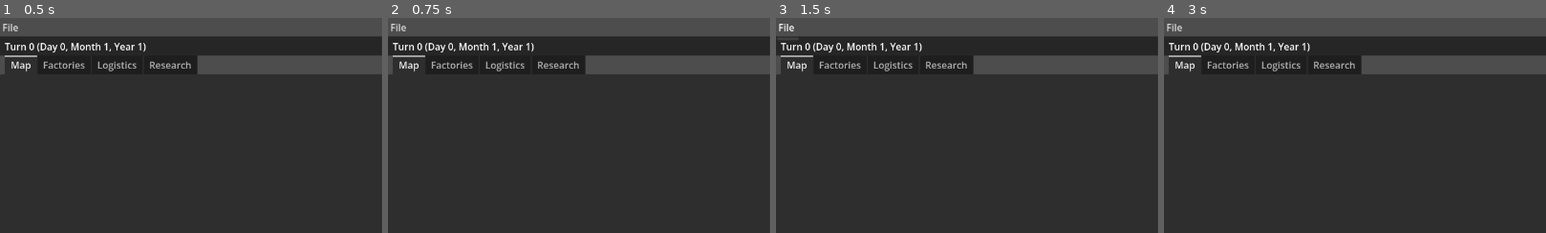
Above: before the commit, frames 1-4 (left to right).
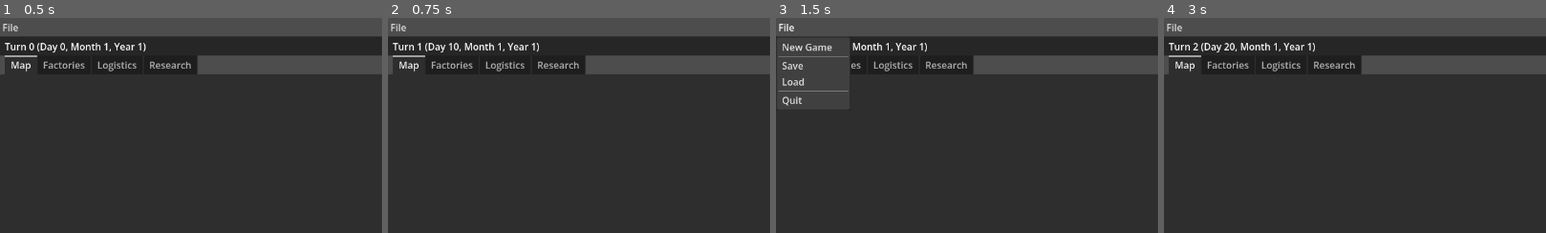
Above: after the commit, the same moments.

Repository: gammamike/Pixel
Game: Godot game, scene res://scenes/main.tscn
Two runs of this game, one before a commit and one after it. Both use one fixed random seed, a clock stepped at 60 frames per second and the inputs below.
Inputs:
- Up to frame 1 (0.5 s): no input
- Up to frame 2 (0.75 s): click "End Turn" at 0.5 s
- Up to frame 3 (1.5 s): click "File" at 1.25 s
- Up to frame 4 (3 s): click "File" at 2 s; click "End Turn" at 2.75 s
The pictures show only the part of the screen within x 0-50%, y 0-50%; the shares and areas given below are measured in that part.

Frame 1 is identical in both runs. In frame 2, 0.6% of the frame differs, in the area x 7-40%, y 11-16%; in frame 3, 3.1%, in the area x 0-40%, y 9-41%; in frame 4, 0.6%.

Commit message:
feat(01-02): create controller script and attach to main_ui scene
- Created main_ui_controller.gd with menu bar logic, tab switching, turn display updates
- Setup File menu with New Game, Save, Load, Quit options
- Connected End Turn button to GameState.advance_turn()
- Connected turn_advanced and game_loaded signals to update turn label
- New Game resets state and emits game_loaded signal
- Turn label updates with GameState.get_time_display() format
- Attached script to MainUI Control node via ext_resource

Diff:
--- a/scenes/ui/main_ui.tscn
+++ b/scenes/ui/main_ui.tscn
@@ -1,5 +1,6 @@
-[gd_scene load_steps=5 format=3 uid="uid://dh5wfg1i1s7lc"]
+[gd_scene load_steps=6 format=3 uid="uid://dh5wfg1i1s7lc"]
 
+[ext_resource type="Script" path="res://scripts/ui/main_ui_controller.gd" id="1_script"]
 [ext_resource type="PackedScene" uid="uid://cv8ywg8k0n7jb" path="res://scenes/ui/map_view.tscn" id="1_map"]
 [ext_resource type="PackedScene" uid="uid://cpkj5wuomxuae" path="res://scenes/ui/factories_view.tscn" id="2_factories"]
 [ext_resource type="PackedScene" uid="uid://dqfx35kwo5hvp" path="res://scenes/ui/logistics_view.tscn" id="3_logistics"]
@@ -15,6 +16,7 @@
 anchor_bottom = 1.0
 grow_horizontal = 2
 grow_vertical = 2
+script = ExtResource("1_script")
 
 [node name="VBoxContainer" type="VBoxContainer" parent="."]
 layout_mode = 1
--- /dev/null
+++ b/scripts/ui/main_ui_controller.gd
@@ -0,0 +1,75 @@
+extends Control
+## Main UI controller handling menu bar, tab navigation, and turn display.
+##
+## This script manages the root UI for the game, including the File menu,
+## turn counter display, and End Turn button functionality.
+
+@onready var file_menu_button: MenuButton = %FileMenuButton
+@onready var turn_label: Label = %TurnLabel
+@onready var end_turn_button: Button = %EndTurnButton
+@onready var tab_container: TabContainer = %TabContainer
+
+
+func _ready() -> void:
+	_setup_file_menu()
+	_connect_signals()
+	_update_turn_label()
+
+
+func _setup_file_menu() -> void:
+	"""Set up the File menu with Save, Load, New Game, and Quit options."""
+	var popup: PopupMenu = file_menu_button.get_popup()
+	popup.clear()
+
+	# Add menu items
+	popup.add_item("New Game", 0)
+	popup.add_separator()
+	popup.add_item("Save", 1)
+	popup.add_item("Load", 2)
+	popup.add_separator()
+	popup.add_item("Quit", 3)
+
+	# Connect the popup menu signal
+	popup.id_pressed.connect(_on_file_menu_item_selected)
+
+
+func _connect_signals() -> void:
+	"""Connect all UI signals."""
+	end_turn_button.pressed.connect(_on_end_turn_pressed)
+	GameState.turn_advanced.connect(_on_turn_advanced)
+	GameEvents.game_loaded.connect(_on_game_loaded)
+
+
+func _on_file_menu_item_selected(id: int) -> void:
+	"""Handle File menu item selection."""
+	match id:
+		0:  # New Game
+			GameState.reset()
+			GameEvents.game_loaded.emit()
+			_update_turn_label()
+		1:  # Save
+			SaveManager.save_game()
+		2:  # Load
+			SaveManager.load_game()
+		3:  # Quit
+			get_tree().quit()
+
+
+func _on_end_turn_pressed() -> void:
+	"""Handle End Turn button press."""
+	GameState.advance_turn()
+
+
+func _on_turn_advanced(turn_number: int) -> void:
+	"""Handle turn advancement signal."""
+	_update_turn_label()
+
+
+func _on_game_loaded() -> void:
+	"""Handle game loaded signal."""
+	_update_turn_label()
+
+
+func _update_turn_label() -> void:
+	"""Update the turn label with current game time."""
+	turn_label.text = GameState.get_time_display()
